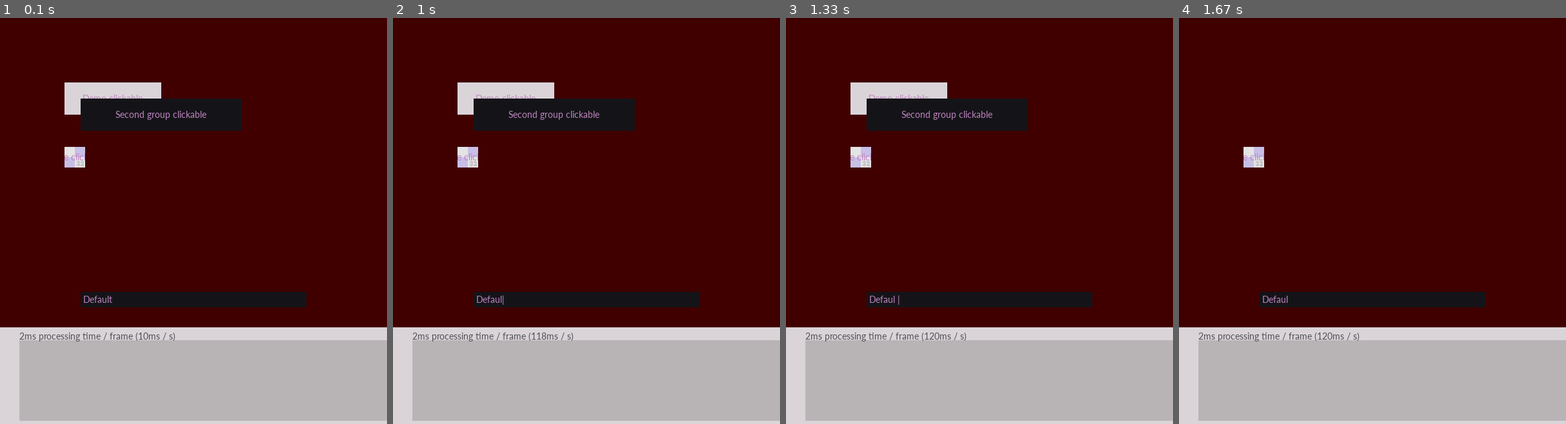
Above: before the commit, frames 1-4 (left to right).
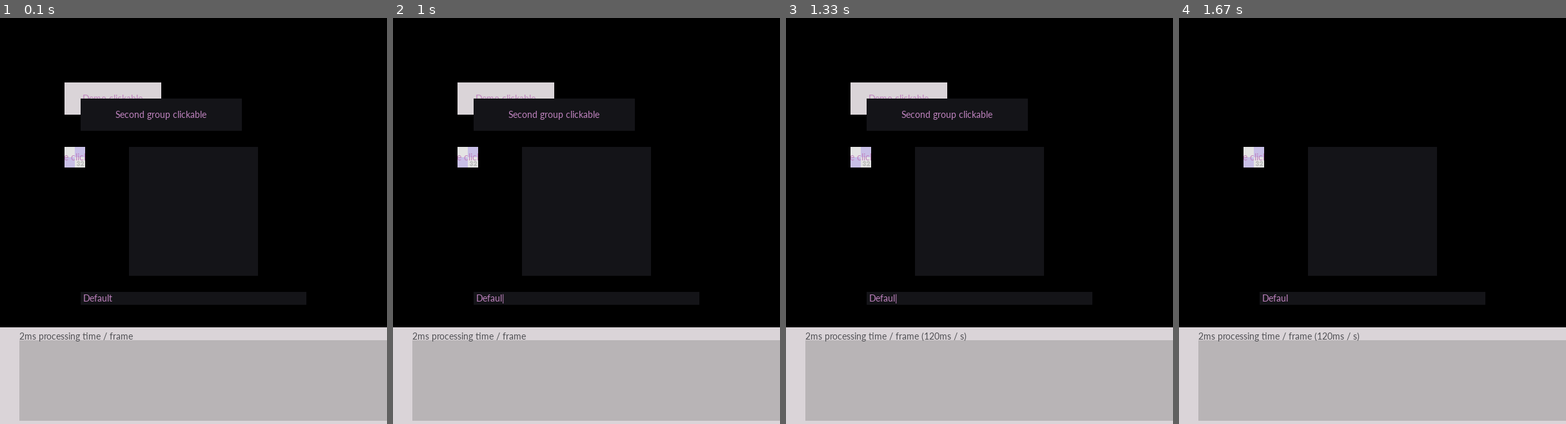
Above: after the commit, the same moments.

Repository: ageneric/pygame-engine-indev
Game: pygame game, started from main.py
Two runs of this game, one before a commit and one after it. Both use one fixed random seed, a clock stepped at 60 frames per second and the inputs below.
Inputs (mouse positions are in pixels of both pictures, inside the frame that each line leads up to):
- Up to frame 1 (0.1 s): no input
- Up to frame 2 (1 s): click (586, 298) at 0.38 s; hold Backspace from 0.67 s (still down)
- Up to frame 3 (1.33 s): release Backspace at 1.13 s; tap Space at 1.22 s
- Up to frame 4 (1.67 s): click (1256, 156) at 1.6 s

The runs differ from the first frame. In frame 1, 69% of the frame differs, in the area x 0-100%, y 0-80%; in frame 2, 69%; in frame 3, 69%; in frame 4, 74%, in the area x 0-100%, y 0-77%.

Commit message:
Implement grids and text entry box character restrictions

Diff:
--- a/engine/base_node.py
+++ b/engine/base_node.py
@@ -26,10 +26,6 @@
     @classmethod
     def from_rect(cls, rect, anchor_x=0, anchor_y=0, rotation=0):
         return cls(rect.x, rect.y, rect.width, rect.height, anchor_x, anchor_y, rotation)
-
-    # def __add__(self, other):
-    #     return LocalState(self.x + other.x, self.y + other.y, self.width, self.height,
-    #                            self.anchor_x, self.anchor_y)
 
     def rect(self):
         return pygame.Rect(int(self.x - self.width * self.anchor_x),
@@ -63,11 +59,11 @@
 class Node:
     def __init__(self, node_props: NodeProperties):
         self.parent = node_props[0]
+        self.parent.add_child(self)
         self.transform = Transform(*node_props[1:-1])
         self._enabled = node_props[-1]
         # For each property in local_properties, set this on the node
         # self.__dict__.update(local_properties.__dict__)
-        self.parent.nodes.append(self)
         self.nodes = []
 
     def update(self):
@@ -88,6 +84,8 @@
         if child in self.nodes:
             self.nodes.remove(child)
             child.parent = None
+        else:
+            print(f'Engine warning: could not remove child {child} as it could not be found.')
 
     def world_rect(self):
         if isinstance(self.parent, Node):
@@ -100,7 +98,8 @@
         self.parent.remove_child(self)
 
         for i in range(len(self.nodes)):
-            child = self.nodes.pop(0)
+            child = self.nodes.pop()
+            print('del child', child)
             if child:
                 del child
 
--- a/engine/base_scene.py
+++ b/engine/base_scene.py
@@ -33,6 +33,7 @@
 
     def add_child(self, node):
         self.nodes.append(node)
+        node.parent = self
 
     def remove_child(self, node):
         self.nodes.remove(node)
--- a/engine/interface.py
+++ b/engine/interface.py
@@ -1,7 +1,7 @@
 import pygame
 from pygame.locals import MOUSEMOTION, MOUSEBUTTONDOWN, MOUSEBUTTONUP
 
-from .base_node import SpriteNode
+from .base_node import SpriteNode, NodeProperties
 import engine.text as text
 
 MOUSE_EVENTS = (MOUSEMOTION, MOUSEBUTTONDOWN, MOUSEBUTTONUP)
@@ -35,7 +35,7 @@
     """
     idle, hover, press, disabled = range(4)
 
-    def __init__(self, node_props, message="", callback=None, group=None, **kwargs):
+    def __init__(self, node_props, group, message="", callback=None, **kwargs):
         self.background_image = kwargs.get("image", None)
         fill_color = kwargs.get("background", BACKGROUND_DEFAULT)
         super(Button, self).__init__(node_props, group, image=self.background_image,
@@ -113,10 +113,12 @@
         return self.style['color']
 
 class TextEntry(SpriteNode):
-    """A single line rectangular box that can be typed in."""
+    """A single line rectangular box that can be typed in.
+    Set allow_characters = '1234' or ['1', '2'] to only allow those characters."""
     idle, hover, selected, disabled = range(4)
 
-    def __init__(self, node_props, default_text="", enter_callback=None, group=None, **kwargs):
+    def __init__(self, node_props, group, default_text="", enter_callback=None,
+                 allow_characters=None, **kwargs):
         fill_color = kwargs.get("background", BACKGROUND_DEFAULT)
         super(TextEntry, self).__init__(node_props, group, fill_color=fill_color)
 
@@ -124,18 +126,23 @@
 
         self.state = TextEntry.idle
         self.text = default_text
+        self.allow_characters = allow_characters
 
     def on_enter(self):
         self.enter_callback(self.text)
         self.state = TextEntry.idle
 
+    def on_change(self):
+        pass
+
     def events(self, pygame_events):
         if self.state == TextEntry.disabled or not self.visible:
             return
 
+        last_state = self.state
+        last_text = self.text
+
         for event in pygame_events:
-            last_state = self.state
-
             if event.type in MOUSE_EVENTS:
                 mouse_over = self.rect.collidepoint(event.pos)
 
@@ -156,16 +163,15 @@
                 elif event.mod & pygame.KMOD_CTRL:
                     if event.key == pygame.K_BACKSPACE:
                         self.text = ''
-                        self.dirty = 1
                 elif event.key == pygame.K_BACKSPACE:
                     self.text = self.text[:-1]
-                    self.dirty = 1
-                else:
+                elif self.allow_characters is None or event.unicode in self.allow_characters:
                     self.text += event.unicode
-                    self.dirty = 1
-
-            if last_state != self.state:
-                self.dirty = 1
+
+        if last_state != self.state or last_text != self.text:
+            self.dirty = 1
+        if last_text != self.text:
+            self.on_change()
 
     def draw(self, surface):
         super().draw(surface)
@@ -184,6 +190,31 @@
 
 class Grid(SpriteNode):
     """A container for equally spaced UI items that draws them onto a buffer."""
-    def __init__(self, node_props, group=None, **kwargs):
+    def __init__(self, node_props, group, node_generator, **kwargs):
         fill_color = kwargs.get("background", BACKGROUND_DEFAULT)
         super(Grid, self).__init__(node_props, group, fill_color=fill_color)
+
+        self.grid_group = pygame.sprite.Group()
+        if fill_color:
+            self.grid_group.clear(self.image, fill_color)
+
+        self.spacing = 20
+        # TODO: allow vertical and horizontal and combined grids
+
+        for i, (inst_class, *args) in enumerate(node_generator()):
+            inst_class(NodeProperties(self, 0, i*self.spacing, self.transform.width, self.spacing), *args)
+        print([n.transform for n in self.nodes])
+
+    def add_child(self, child):
+        self.dirty = 1
+        super().add_child(child)
+
+    def remove_child(self, child):
+        self.dirty = 1
+        super().remove_child(child)
+
+    def draw(self, surface):
+        # override Node.draw()
+
+        if self.dirty:
+            self.grid_group.draw(self.image)
--- a/scenes.py
+++ b/scenes.py
@@ -18,22 +18,28 @@
         super().update()
         self.n.transform.x = self.n.transform.x + 1 % self.display_size_x
 
+def grid_example_generator():
+    for i in range(6):
+        yield Node,
+
 class ExampleHandling(Scene):
     """Demo interface components and event handling."""
     def __init__(self, screen, clock):
         super().__init__(screen, clock)
         self.background = pygame.Surface(self.display_size)
-        self.background.fill((64, 0, 0))
+        # self.background.fill((64, 0, 0))
         self.group = pygame.sprite.LayeredDirty()
 
         def callback():
             print('button click -> demo')
+        def print_arguments(*args):
+            print(*args)
 
-        self.button = interface.Button(NodeProperties(self, 100, 100, 150, 50),
-                                       'Demo clickable', callback, self.group, background=C_LIGHT)
+        self.button = interface.Button(NodeProperties(self, 100, 100, 150, 50), self.group,
+                                       'Demo clickable', callback, background=C_LIGHT)
         image = pygame.image.load('Assets/Placeholder.png').convert()
-        toggle_visible_button = interface.Button(NodeProperties(self, 100, 200, 32, 32),
-                                                 'Image clickable', self.toggle_button, self.group,
+        toggle_visible_button = interface.Button(NodeProperties(self, 100, 200, 32, 32), self.group,
+                                                 'Image clickable', self.toggle_button,
                                                  image=image)
         self.event_handlers.append(self.button)
         self.event_handlers.append(toggle_visible_button)
@@ -41,17 +47,16 @@
 
         self.group2 = pygame.sprite.LayeredDirty()
 
-        self.test_button = interface.Button(NodeProperties(self, 125, 125, 250, 50),
-                                            'Second group clickable', callback, self.group2,
+        self.test_button = interface.Button(NodeProperties(self, 125, 125, 250, 50), self.group2,
+                                            'Second group clickable', callback,
                                             background=C_DARK)
         self.event_handlers.append(self.test_button)
 
-        self.test_entry = interface.TextEntry(NodeProperties(self, 125, 425, 350, 24),
-                                              'Default', callback, self.group2,
+        self.test_entry = interface.TextEntry(NodeProperties(self, 125, 425, 350, 20), self.group2,
+                                              'Default', callback, allow_characters='0123456789.',
                                               background=C_DARK)
-        self.event_handlers.append(self.test_button)
 
-        self.test_node = Node(NodeProperties(self.test_button, 200, 200))
+        self.test_grid = interface.Grid(NodeProperties(self, 200, 200, 200, 200), self.group, grid_example_generator, background=C_DARK)
 
         self.groups.append(self.group2)
         for group in self.groups:
@@ -91,7 +96,9 @@
         self.recent_frames_ms.append(rawtime)
         if len(self.recent_frames_ms) > FPS:
             self.recent_frames_ms.pop(0)
+            message = f'{rawtime}ms processing time / frame ({sum(self.recent_frames_ms)}ms / s)'
+        else:
+            message = f'{rawtime}ms processing time / frame'
 
-        message = f'{rawtime}ms processing time / frame ({sum(self.recent_frames_ms)}ms / s)'
         text.draw(self.screen, message, (30, 5),
                   color=C_DARK_ISH, justify=(False, False))
